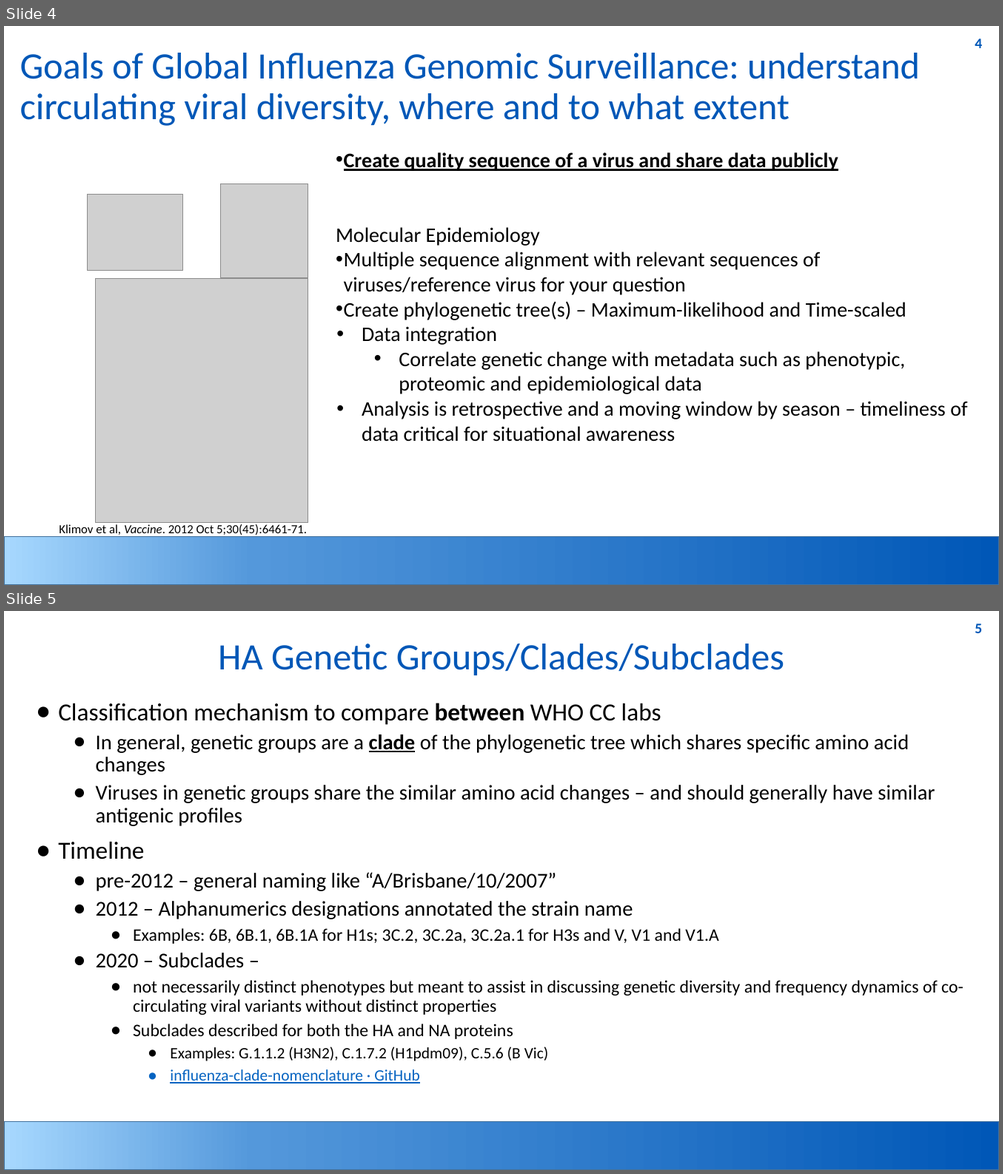
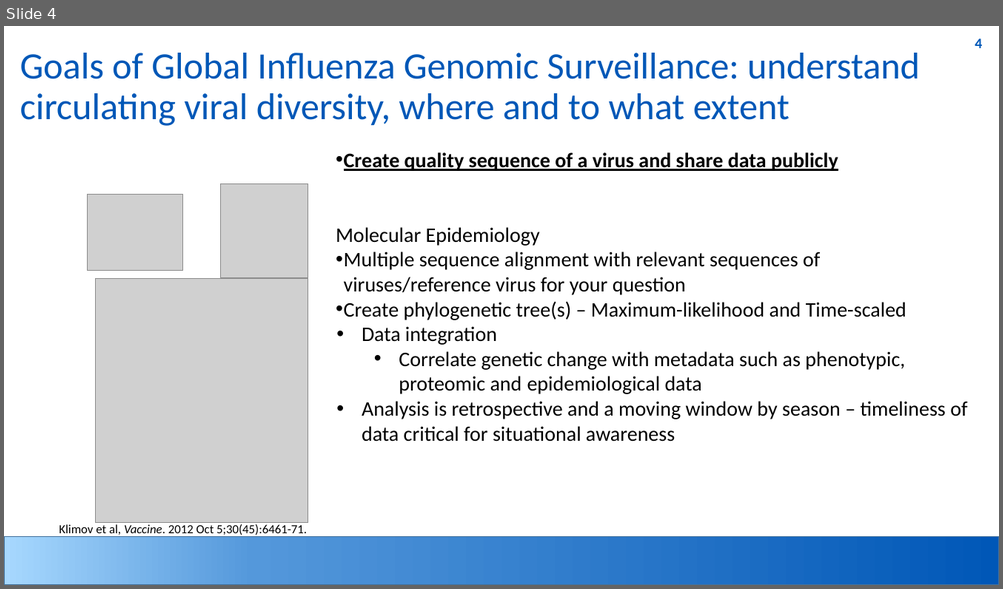
Before and after one commit to nhassell/seasonal-flu-demo, a slide deck: Genomic_Epi.pptx. Shown one above the other, each under a label of ours: slides 4 and 5 before the commit, slide 4 after it. The pictures are 1003x1174 and 1003x589 pixels, drawn with LibreOffice and Linux fonts; fonts in the diff are those of the drawing; grey boxes stand for pictures; background and template pictures are left out. Boxes give left, top, right and bottom in pixels: in the first picture for what was removed or moved away, otherwise in the second. Text is boxed around its words. In the diff, an @@ line names an element or a change of style, - is before the commit and + after.

Commit message:
Presentation updates.

```diff
--- a/Genomic_Epi.pptx
+++ b/Genomic_Epi.pptx
@@ slide 5 removed at <box>4,611,999,1170</box>, background #FFFFFF; not listed: 2 template elements that a slide beside it also shows @@
@@ title removed at <box>218,644,784,675</box> @@
-HA Genetic Groups/Clades/Subclades
@@ text removed at <box>58,703,963,1084</box> @@
-● Classification mechanism to compare between WHO CC labs
-  ● In general, genetic groups are a clade of the phylogenetic tree which shares specific amino acid changes
-  ● Viruses in genetic groups share the similar amino acid changes – and should generally have similar antigenic profiles
-● Timeline
-  ● pre-2012 – general naming like “A/Brisbane/10/2007”
-  ● 2012 – Alphanumerics designations annotated the strain name
-    ● Examples: 6B, 6B.1, 6B.1A for H1s; 3C.2, 3C.2a, 3C.2a.1 for H3s and V, V1 and V1.A
-  ● 2020 – Subclades –
-    ● not necessarily distinct phenotypes but meant to assist in discussing genetic diversity and frequency dynamics of co-circulating viral variants without distinct properties
-    ● Subclades described for both the HA and NA proteins
-      ● Examples: G.1.1.2 (H3N2), C.1.7.2 (H1pdm09), C.5.6 (B Vic)
-      ● influenza-clade-nomenclature · GitHub
```
